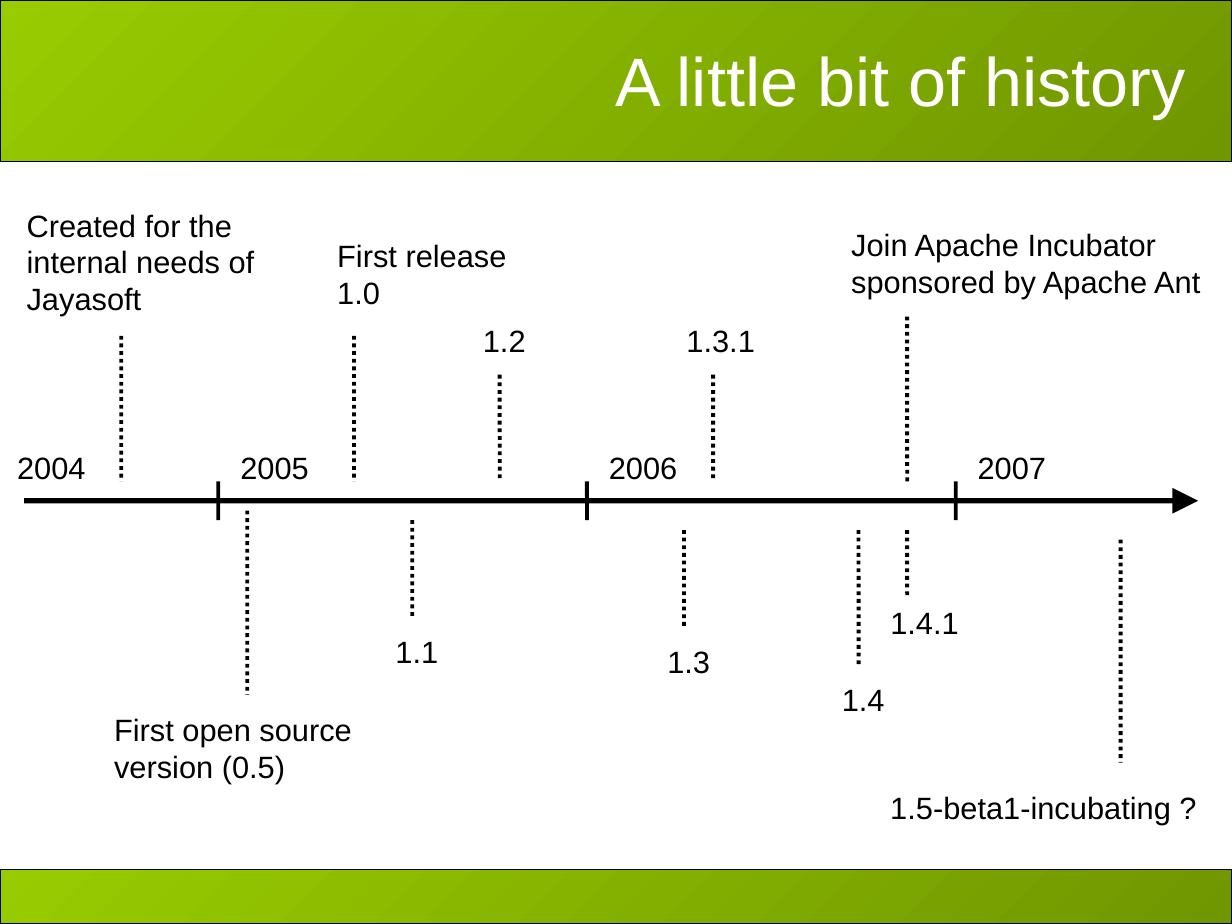
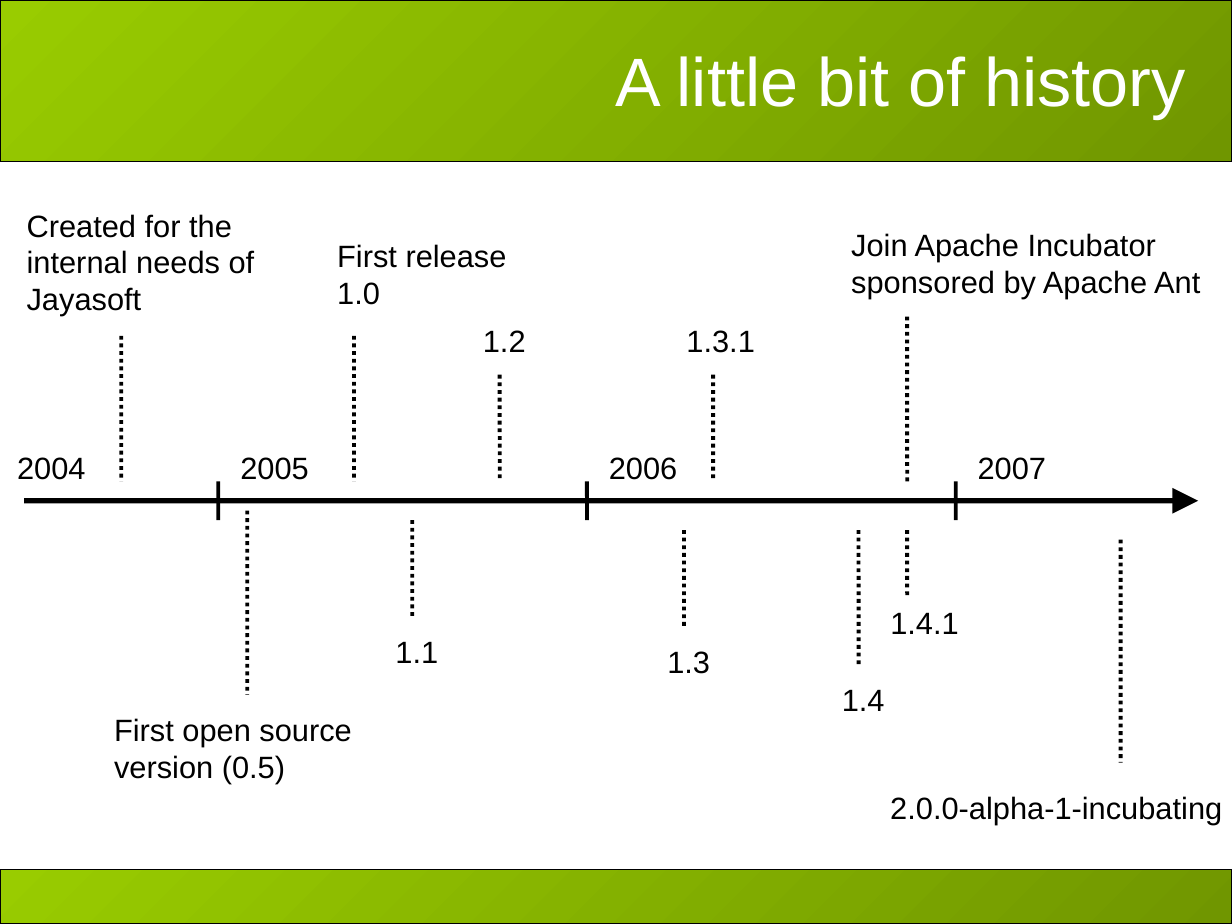
Before and after one commit to hiroyasub/ant-ivy-cregit, a slide deck: slide 6 of doc/presentations/apache-con-2007/slides.ppt. Drawn at 1232x924 pixels with LibreOffice and Linux fonts; fonts in the diff are those of the drawing; background and template pictures are left out. Boxes give left, top, right and bottom in pixels: in the first picture for what was removed or moved away, otherwise in the second. Text is boxed around its words. In the diff, an @@ line names an element or a change of style, - is before the commit and + after.

Commit message:
some ApacheCon presentation updates before the talk: - add demo 3 - slight review of slides - upgrade demos to 2.0 alpha1

Former-commit-id: 4d99e66804d32c29e6928991fba9ca3661418d7d

```diff
--- a/doc/presentations/apache-con-2007/slides.ppt
+++ b/doc/presentations/apache-con-2007/slides.ppt
@@ text at box(890, 796, 1222, 824): text changed @@
-1.5-beta1-incubating ?
+2.0.0-alpha-1-incubating
```
Also in this commit, not shown: 4 other slides changed, 13 other files.
